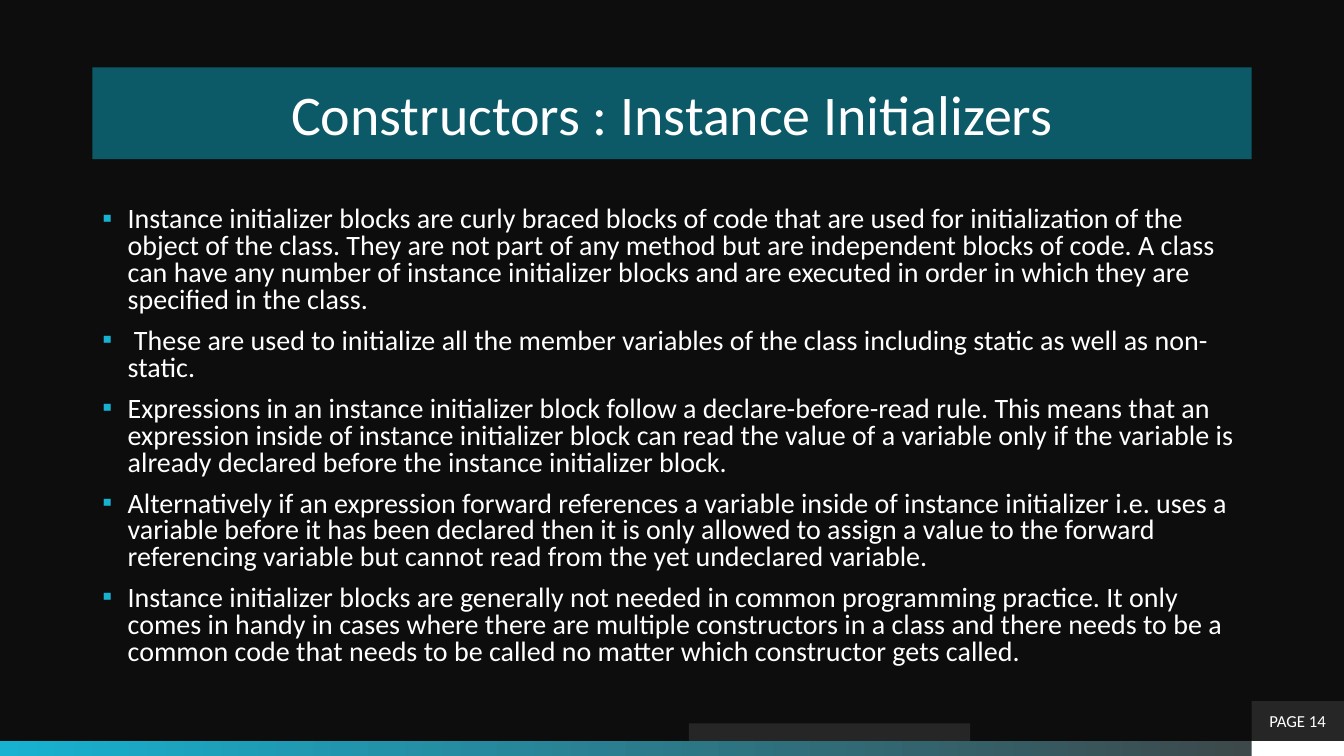
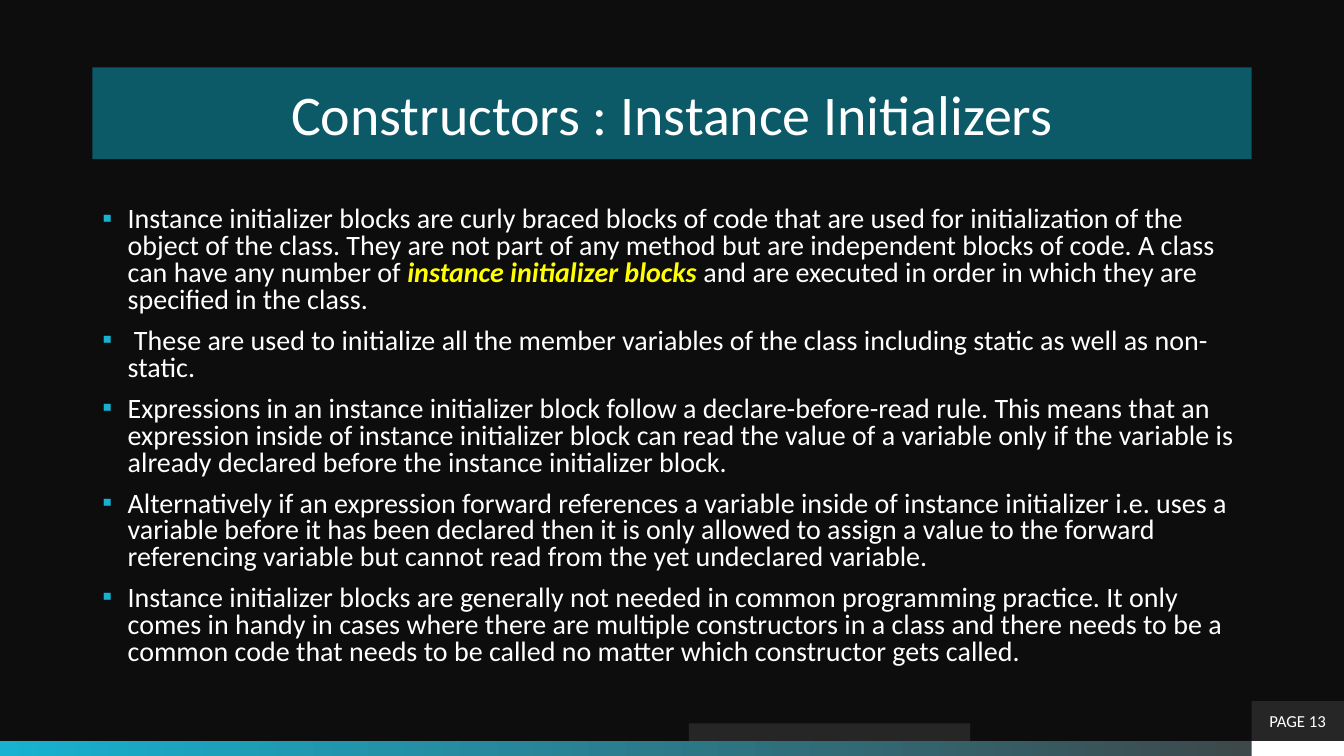
Before and after one commit to theLeonidas/Courses, a slide deck: slide 13 of courseMaterial/Objective-7-Using Methods/Methods.pptx (slide 14 before the commit). Drawn at 1344x756 pixels with LibreOffice and Linux fonts; fonts in the diff are those of the drawing; background and template pictures are left out. Boxes give left, top, right and bottom in pixels: in the first picture for what was removed or moved away, otherwise in the second. Text is boxed around its words. In the diff, an @@ line names an element or a change of style, - is before the commit and + after.

```diff
--- a/courseMaterial/Objective-7-Using Methods/Methods.pptx
+++ b/courseMaterial/Objective-7-Using Methods/Methods.pptx
@@ text at (x1=128, y1=208, x2=1215, y2=314): text colour #FFFFFF to #FFFF00, bold on, italic on in "instance initializer blocks" @@
@@ page number at (x1=1269, y1=716, x2=1326, y2=727): text changed @@
-PAGE 14
+PAGE 13
```
Also in this commit, not shown: 8 other slides changed, 1 slide removed, 37 other files.
